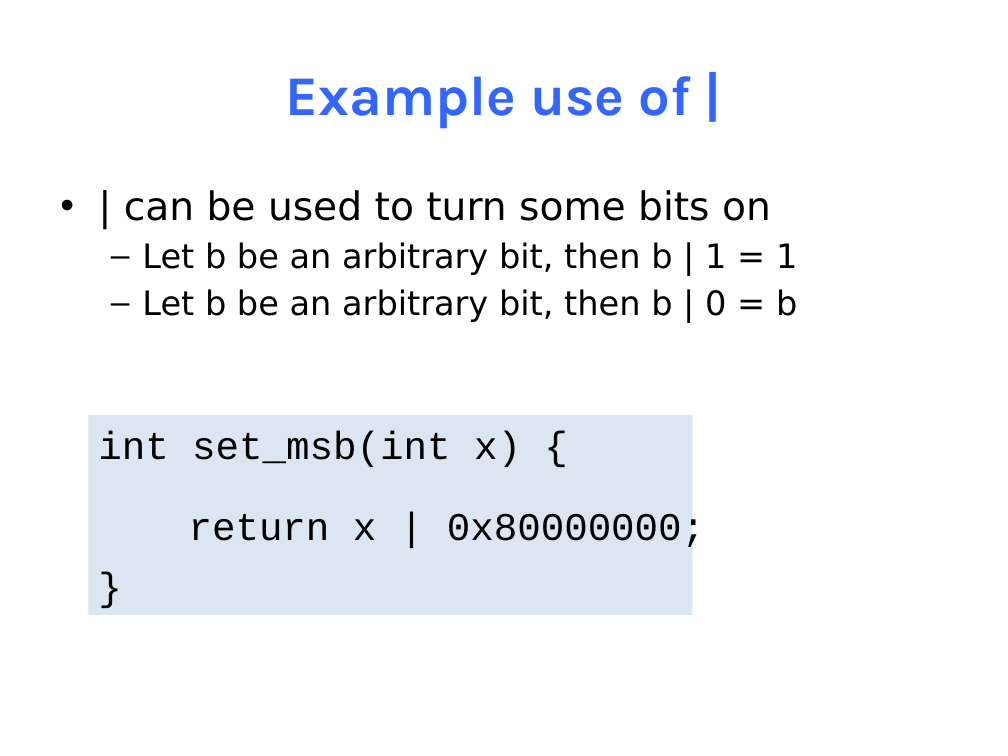
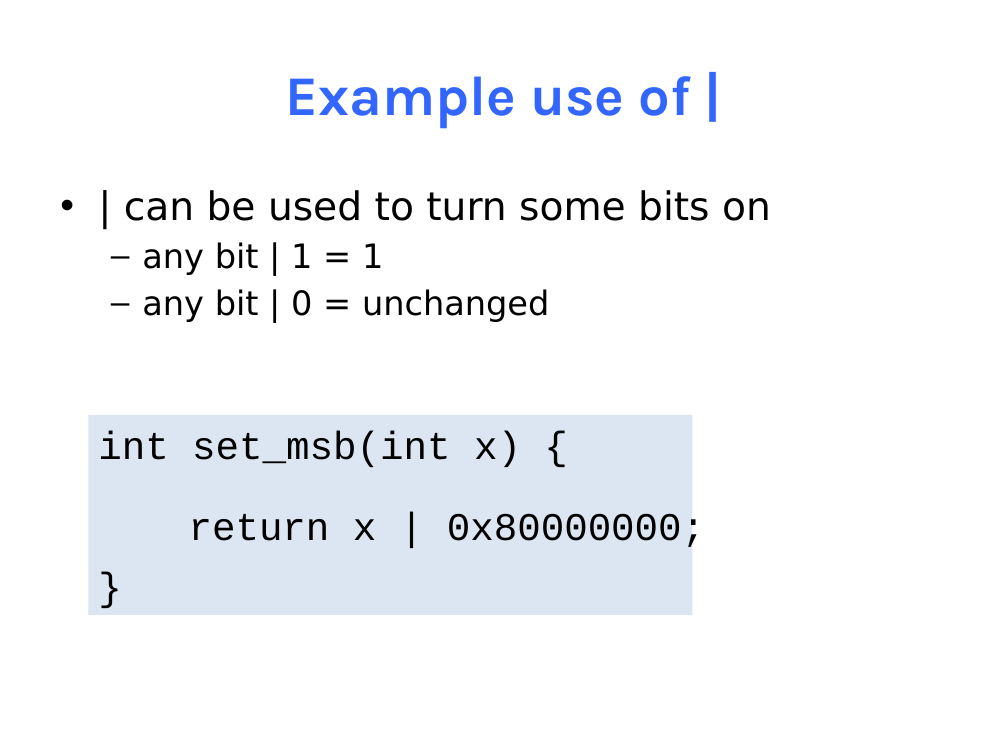
Before and after one commit to NYU-CSO/nyu-cso.github.io, a slide deck: slide 23 of notes/04-C_Basics.pptx. Drawn at 1008x756 pixels with LibreOffice and Linux fonts; fonts in the diff are those of the drawing. Boxes give left, top, right and bottom in pixels: in the first picture for what was removed or moved away, otherwise in the second. Text is boxed around its words. In the diff, an @@ line names an element or a change of style, - is before the commit and + after.

```diff
--- a/notes/04-C_Basics.pptx
+++ b/notes/04-C_Basics.pptx
@@ text at bbox=[142, 242, 549, 322]: text changed @@
-  – Let b be an arbitrary bit, then b | 1 = 1
-  – Let b be an arbitrary bit, then b | 0 = b
+  – any bit | 1 = 1
+  – any bit | 0 = unchanged
```
Also in this commit, not shown: 32 other slides changed, 1 slide added, 1 slide removed, 1 other file.
